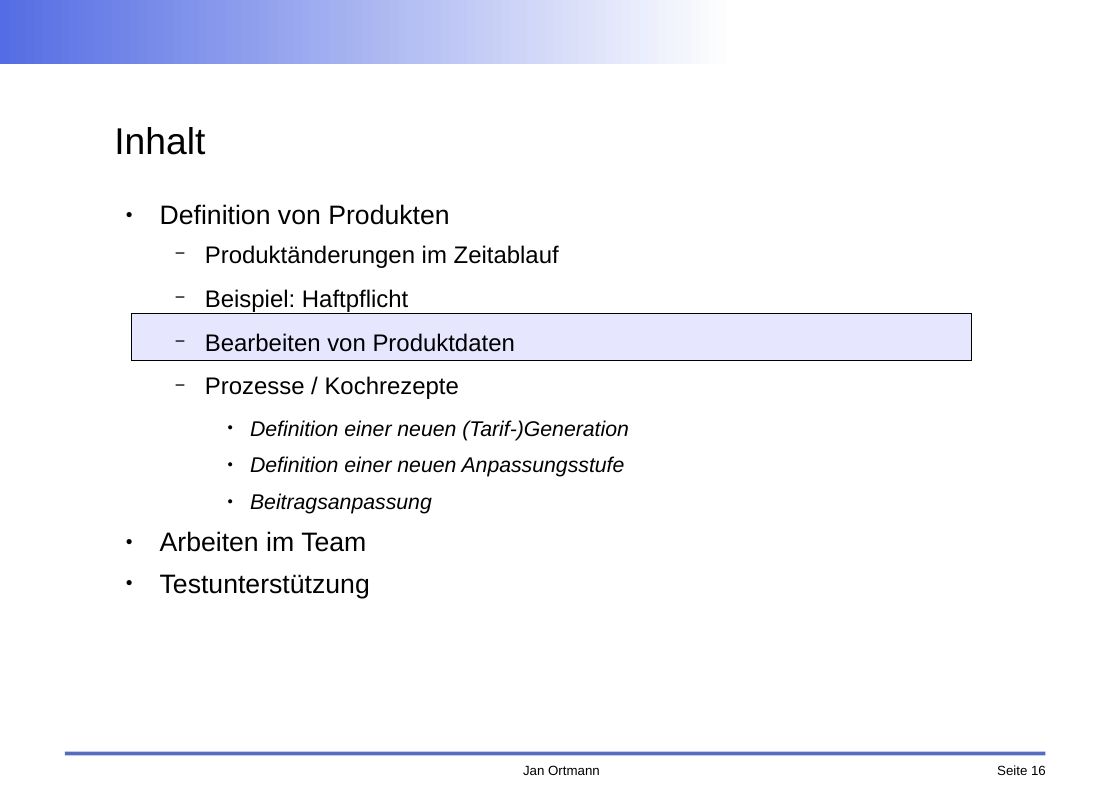
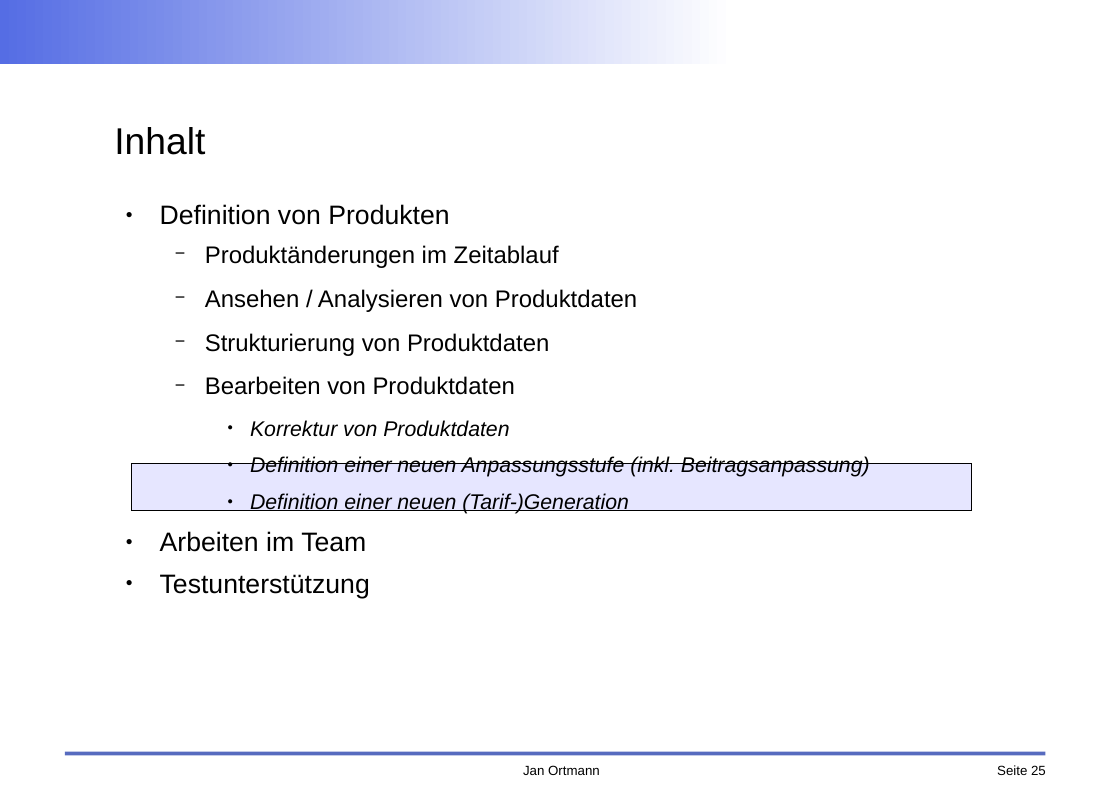
Before and after one commit to faktorips/faktorips.base, a slide deck: slide 25 of org.faktorips.doc/schulung/fachabteilung/FaktorIPS-Schulung FA Produktdefinition.odp (slide 16 before the commit). Drawn at 1120x792 pixels with LibreOffice and Linux fonts; fonts in the diff are those of the drawing; background and template pictures are left out. Boxes give left, top, right and bottom in pixels: in the first picture for what was removed or moved away, otherwise in the second. Text is boxed around its words. In the diff, an @@ line names an element or a change of style, - is before the commit and + after.

```diff
--- a/org.faktorips.doc/schulung/fachabteilung/FaktorIPS-Schulung FA Produktdefinition.odp
+++ b/org.faktorips.doc/schulung/fachabteilung/FaktorIPS-Schulung FA Produktdefinition.odp
@@ text at <box>205,289,637,356</box>: text changed @@
-  − Beispiel: Haftpflicht
+  − Ansehen / Analysieren von Produktdaten
+  − Strukturierung von Produktdaten
@@ text at <box>250,420,870,477</box>: text changed; size 18 to 16 pt; italic on @@
-  − Prozesse / Kochrezepte
+    ● Korrektur von Produktdaten
+    ● Definition einer neuen Anpassungsstufe (inkl. Beitragsanpassung)
@@ rectangle: place and size @@
-rectangle at <box>132,313,971,360</box>
+rectangle at <box>132,464,971,511</box>
@@ text at <box>250,456,625,514</box>: paragraphs removed @@
-    ● Definition einer neuen Anpassungsstufe
-    ● Beitragsanpassung
@@ page number at <box>997,765,1046,775</box>: text changed @@
-Seite 16
+Seite 25
```
Also in this commit, not shown: 6 other slides changed, 4 slides added, 13 other files.
